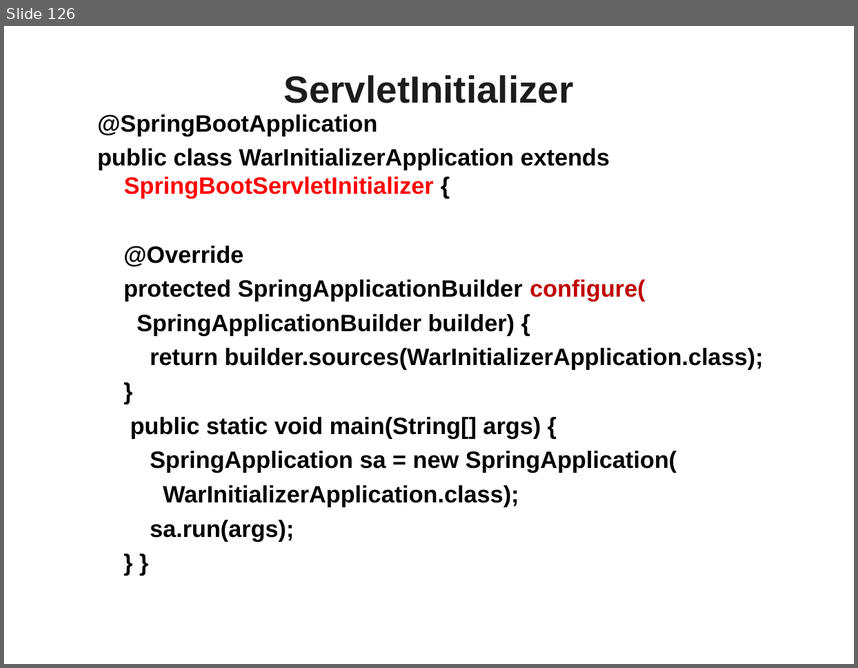
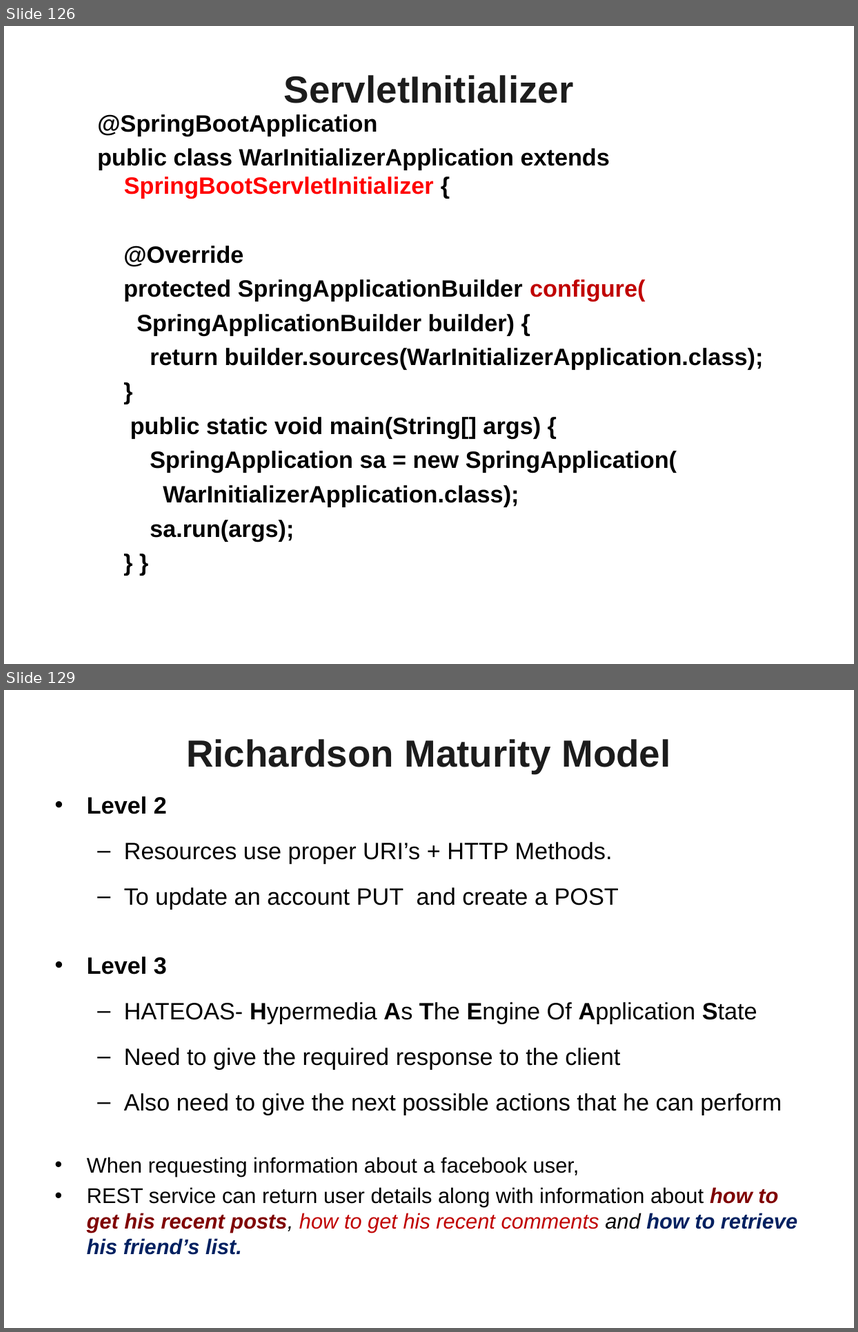
Before and after one commit to vatsanTraining/corejava, a slide deck: SpringBoot_Module1.ppt. Shown one above the other, each under a label of ours: slide 126 before the commit, slides 126 and 129 after it; the slides between them are not shown. The pictures are 858x668 and 858x1332 pixels, drawn with LibreOffice and Linux fonts; fonts in the diff are those of the drawing; background and template pictures are left out. Boxes give left, top, right and bottom in pixels: in the first picture for what was removed or moved away, otherwise in the second. Text is boxed around its words. In the diff, an @@ line names an element or a change of style, - is before the commit and + after.

```diff
--- a/SpringBoot_Module1.ppt
+++ b/SpringBoot_Module1.ppt
@@ slide 129 added at [4, 690, 854, 1328], background picture (left out) @@
@@ title added at [186, 739, 671, 773], 32 pt, text #1C1C1C, bold @@
+Richardson Maturity Model
@@ text added at [87, 796, 797, 1254], 20 pt, text #000000 @@
+• Level 2
+  – Resources use proper URI’s + HTTP Methods.
+  – To update an account PUT and create a POST
+• Level 3
+  – HATEOAS- Hypermedia As The Engine Of Application State
+  – Need to give the required response to the client
+  – Also need to give the next possible actions that he can perform
+• When requesting information about a facebook user,
+• REST service can return user details along with information about how to get his recent posts, how to get his recent comments and how to retrieve his friend’s list.
```
Also in this commit, not shown: 4 slides changed, 33 other slides added.
